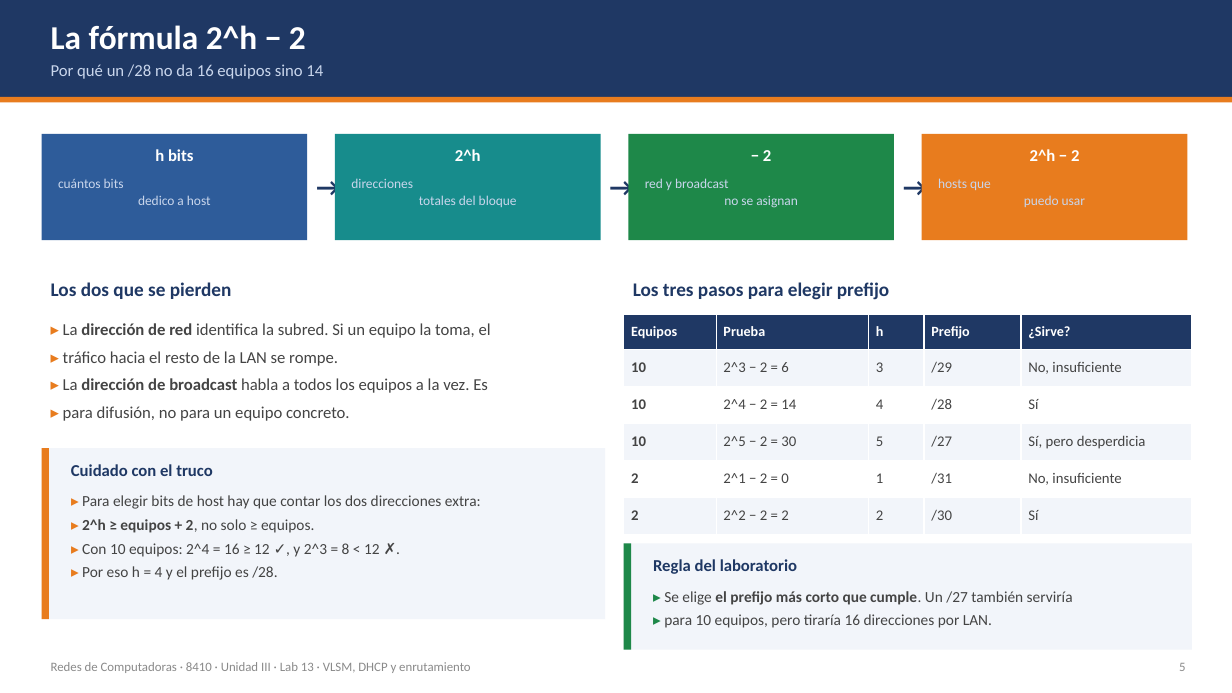
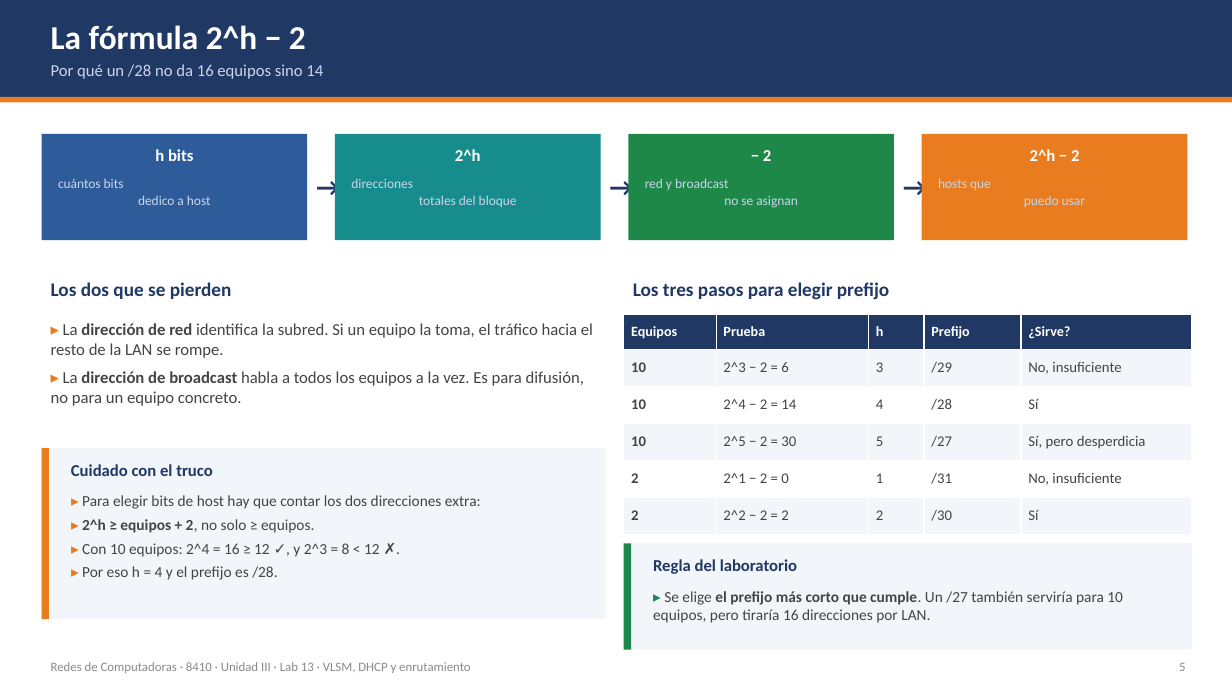
Before and after one commit to isaca0315/laboratorio-vlan-dhcp, a slide deck: slide 6 of Teoria-Lab-VLSM-DHCP.pptx. Drawn at 1232x693 pixels with LibreOffice and Linux fonts; fonts in the diff are those of the drawing. Boxes give left, top, right and bottom in pixels: in the first picture for what was removed or moved away, otherwise in the second. Text is boxed around its words. In the diff, an @@ line names an element or a change of style, - is before the commit and + after.

```diff
--- a/Teoria-Lab-VLSM-DHCP.pptx
+++ b/Teoria-Lab-VLSM-DHCP.pptx
@@ text at [51, 323, 593, 406]: text changed @@
-▸ La dirección de red identifica la subred. Si un equipo la toma, el
-▸ tráfico hacia el resto de la LAN se rompe.
-▸ La dirección de broadcast habla a todos los equipos a la vez. Es
-▸ para difusión, no para un equipo concreto.
+▸ La dirección de red identifica la subred. Si un equipo la toma, el tráfico hacia el resto de la LAN se rompe.
+▸ La dirección de broadcast habla a todos los equipos a la vez. Es para difusión, no para un equipo concreto.
@@ text at [653, 591, 1123, 623]: text changed @@
-▸ Se elige el prefijo más corto que cumple. Un /27 también serviría
-▸ para 10 equipos, pero tiraría 16 direcciones por LAN.
+▸ Se elige el prefijo más corto que cumple. Un /27 también serviría para 10 equipos, pero tiraría 16 direcciones por LAN.
```
Also in this commit, not shown: 11 other slides changed, 7 other files.
